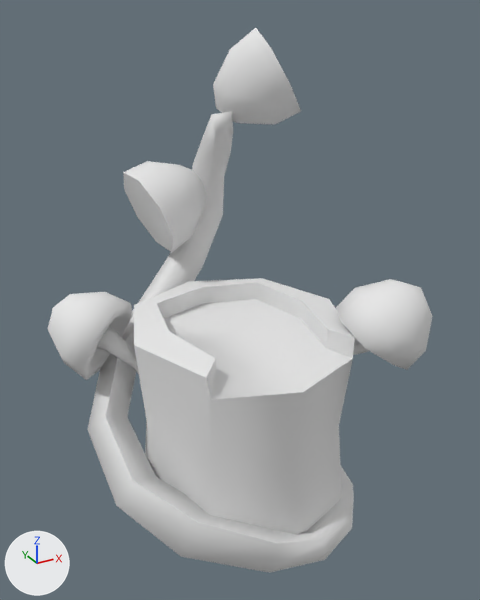
What one commit did to the FBX model Assets/Models/Furniture/Fairy/Fairy Bedside.fbx.
Camera for both pictures: a 50 mm lens placed at (-0.819, -1.578, 1.379), pointed at (0.03, -0.034, 0.607). The lights are fixed; the arrows at lower left show +X, +Y and +Z. Where no turn or scale is listed for an object, it has been applied to the vertices.

Objects in the first picture: 'FairyBedsideLog'.
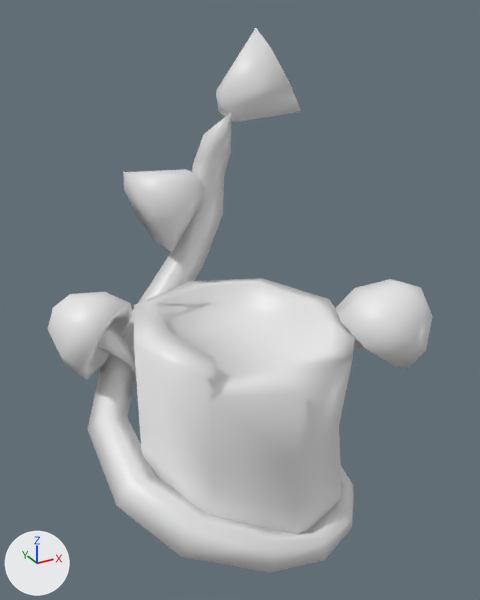
The change in detail:
me_cube_002 is used by ob_fairybedsidelog; location (0.0, 0.0, 0.0).
me_cube_002 had 313 vertices, 294 faces and spanned x -0.468..0.469, y -0.469..0.476, z -0.031..1.329.
me_cube_002 now has 256 vertices, 238 faces and spans x -0.468..0.469, y -0.469..0.476, z -0.031..1.329.
Part 1, on me_cube_002:
70 vertices are removed from x -0.291..0.322, y -0.286..0.474, z 0.275..1.267.
126 faces are deleted.
4 vertices move from x 0.133..0.266, y 0.092..0.333, z 1.054..1.272 to x 0.096..0.146, y 0.186..0.276, z 1.068..1.148.
13 vertices are added at x 0.054..0.163, y 0.189..0.402, z 0.81..1.157.
70 new faces join them.

Where the change shows, as pixel boxes [x1, y1, x2, y2] in the pictures (480 x 600 px):
part 1 of me_cube_002, cut back
    before: [104, 28, 369, 515]
    after: [104, 28, 363, 515]
